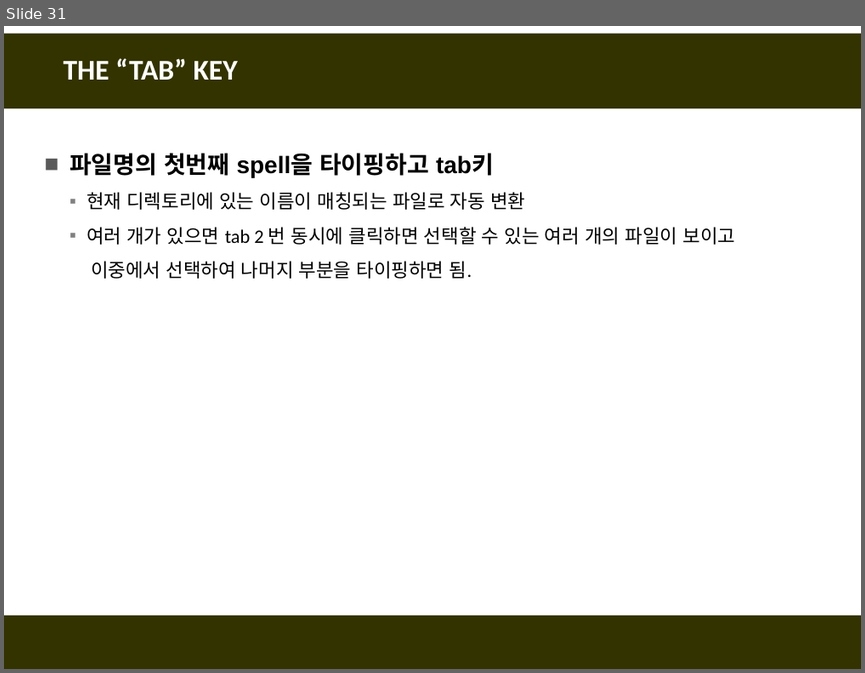
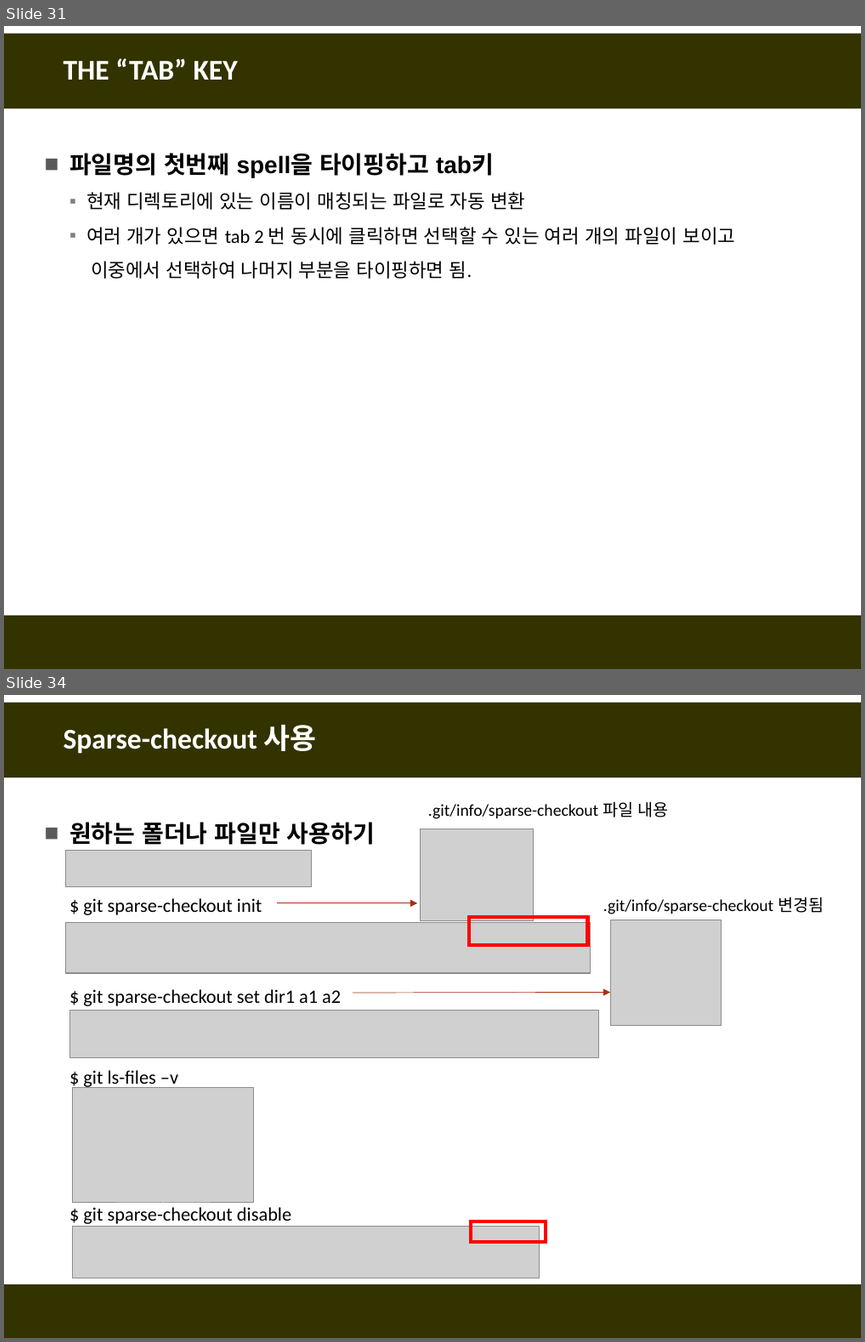
Before and after one commit to fasthill/github-lecture, a slide deck: git및github첫걸음11-명령어모음.pptx. Shown one above the other, each under a label of ours: slide 31 before the commit, slides 31 and 34 after it; the slides between them are not shown. The pictures are 865x673 and 865x1342 pixels, drawn with LibreOffice and Linux fonts; fonts in the diff are those of the drawing; grey boxes stand for pictures. Boxes give left, top, right and bottom in pixels: in the first picture for what was removed or moved away, otherwise in the second. Text is boxed around its words. In the diff, an @@ line names an element or a change of style, - is before the commit and + after.

```diff
--- a/git및github첫걸음11-명령어모음.pptx
+++ b/git및github첫걸음11-명령어모음.pptx
@@ slide 34 added at [4,695,861,1338], background #FFFFFF; not listed: 2 template elements that a slide beside it also shows @@
@@ title added at [64,725,317,754], 24 pt, text #FFFFFF, bold @@
+Sparse-checkout 사용
@@ text added at [69,822,375,1226], 16 pt, text #000000 @@
+■ 원하는 폴더나 파일만 사용하기
+  $ git sparse-checkout init
+  $ git sparse-checkout set dir1 a1 a2
+  $ git ls-files –v
+  $ git sparse-checkout disable
@@ text added at [428,801,669,819], 14 pt, text #000000 @@
+.git/info/sparse-checkout 파일 내용
@@ picture added at [420,828,533,920] @@
@@ picture added at [66,850,313,887] @@
@@ text added at [603,896,823,914], 14 pt, text #000000 @@
+.git/info/sparse-checkout 변경됨
@@ picture added at [66,922,590,973] @@
@@ arrow added from (277, 903) to (417, 903), #A5300F 0.5 pt @@
@@ rectangle added at [469,917,587,945], outline #FF0000 3 pt @@
@@ picture added at [611,919,721,1025] @@
@@ arrow added from (352, 993) to (611, 993), #A5300F 0.5 pt @@
@@ picture added at [70,1009,599,1057] @@
@@ picture added at [73,1088,253,1202] @@
@@ picture added at [73,1225,540,1277] @@
@@ rectangle added at [470,1221,545,1242], outline #FF0000 3 pt @@
```
Also in this commit, not shown: 4 other slides added.
